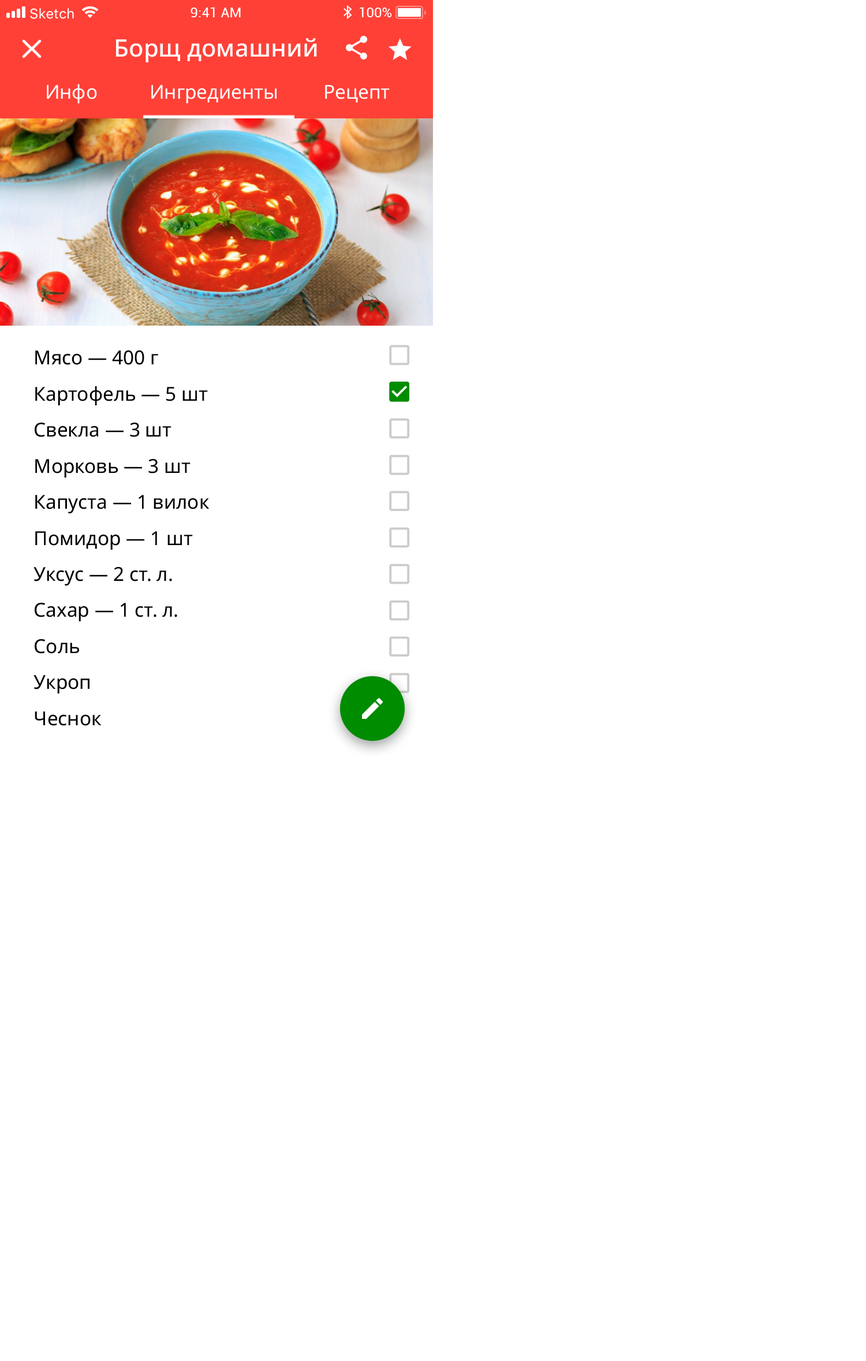
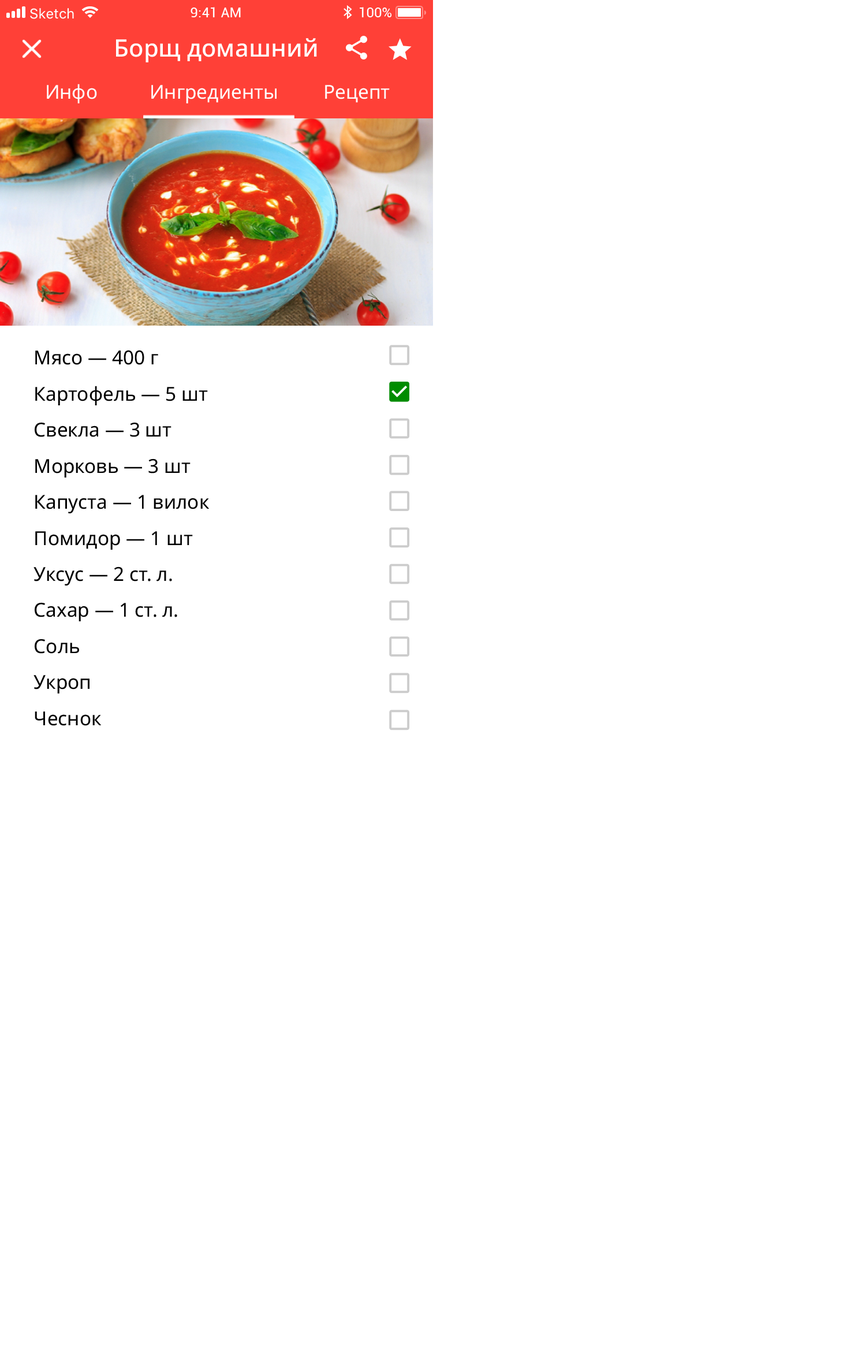
Before/after of a w=866, h=1361 layered artwork. What changed in the layer stack:
hid group "fab" (2 layers) over [340, 676, 405, 742]
added layer "Compound Shape copy" in group "smachno_ingredients" over [389, 709, 411, 731]
